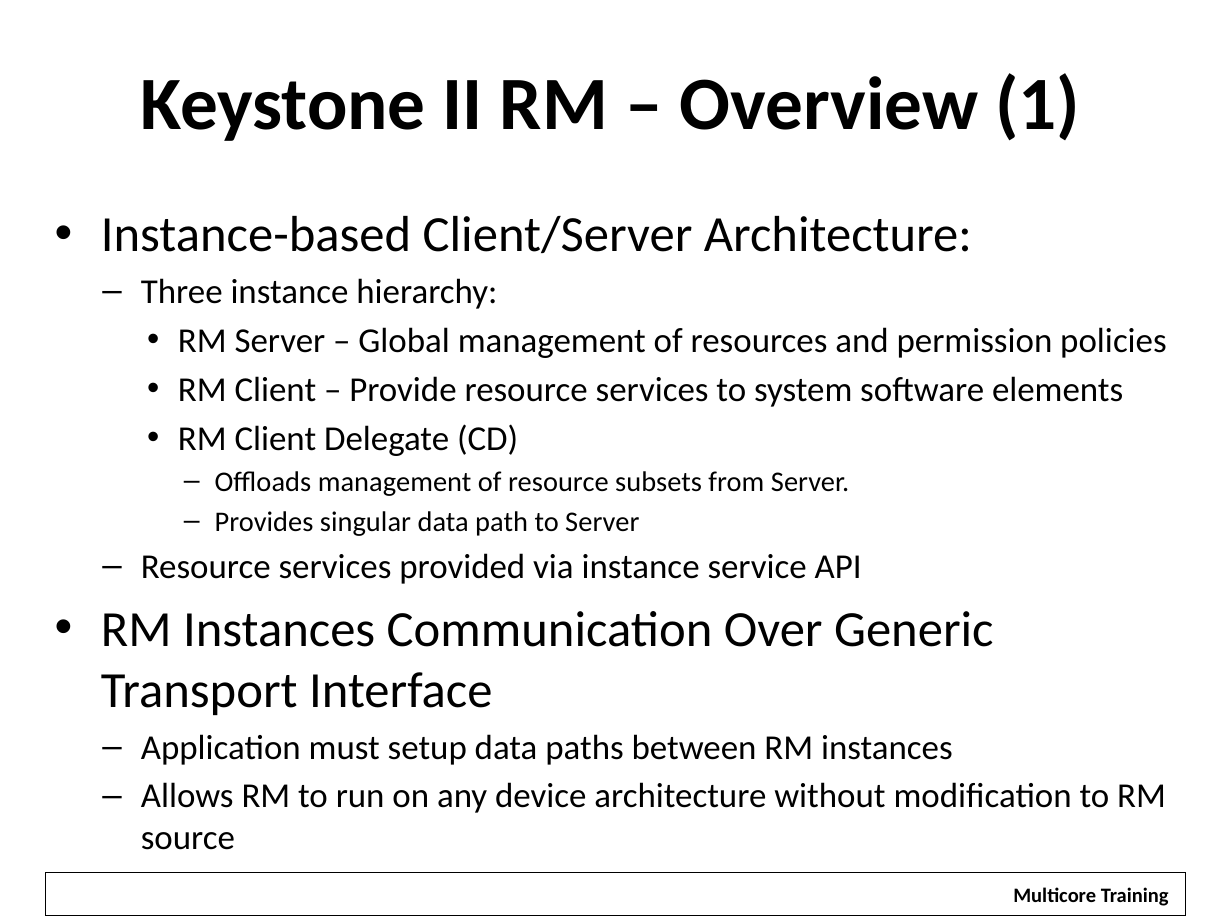
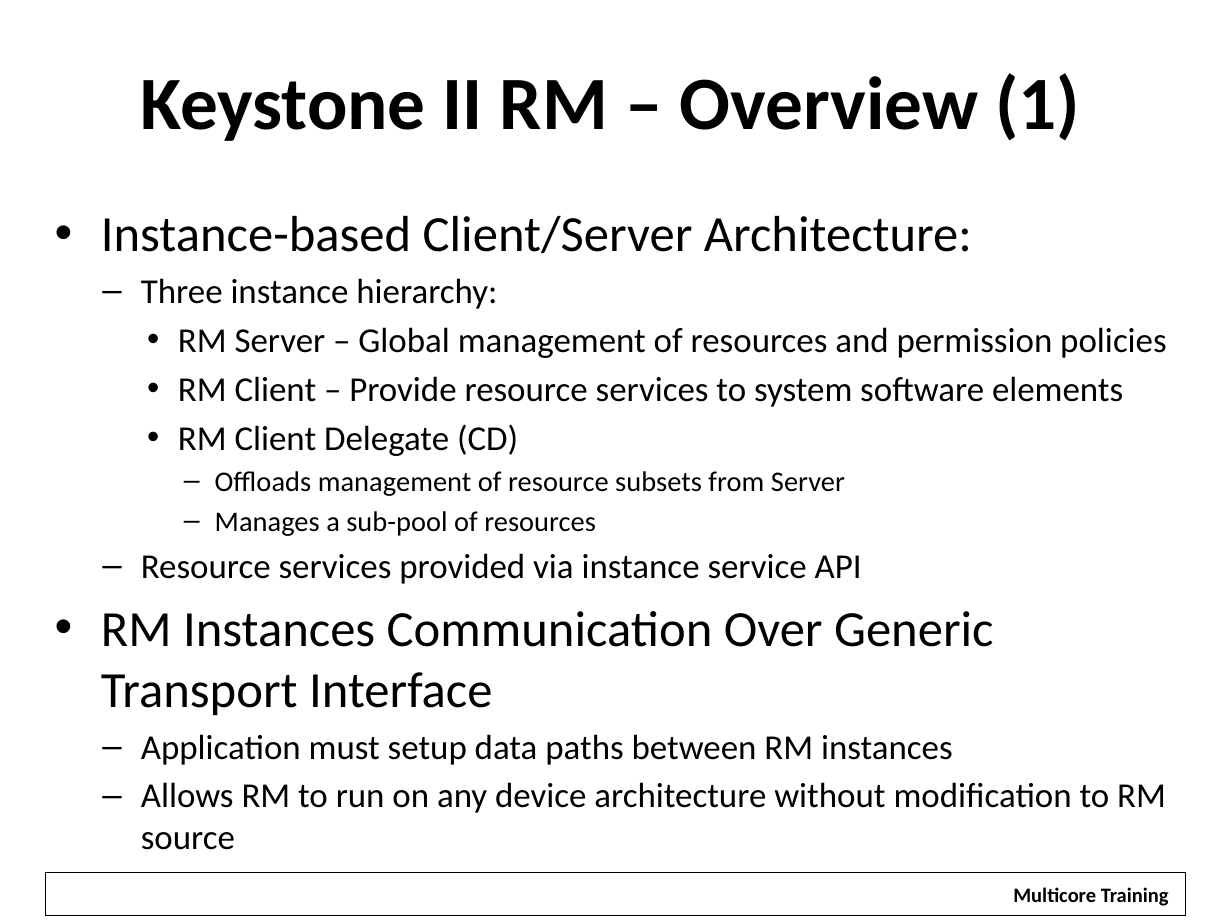
Before and after one commit to hari1989/keystone-workshop, a slide deck: slide 45 of preliminary/Working/presentations/KeyStoneArmDspWorkingTogether.pptx (slide 46 before the commit). Drawn at 1232x924 pixels with LibreOffice and Linux fonts; fonts in the diff are those of the drawing; background and template pictures are left out. Boxes give left, top, right and bottom in pixels: in the first picture for what was removed or moved away, otherwise in the second. Text is boxed around its words. In the diff, an @@ line names an element or a change of style, - is before the commit and + after.

```diff
--- a/preliminary/Working/presentations/KeyStoneArmDspWorkingTogether.pptx
+++ b/preliminary/Working/presentations/KeyStoneArmDspWorkingTogether.pptx
@@ text at (215,471,845,536): text changed @@
-      – Offloads management of resource subsets from Server.
-      – Provides singular data path to Server
+      – Offloads management of resource subsets from Server
+      – Manages a sub-pool of resources
```
Also in this commit, not shown: 20 other slides changed, 8 slides added, 2 slides removed.
